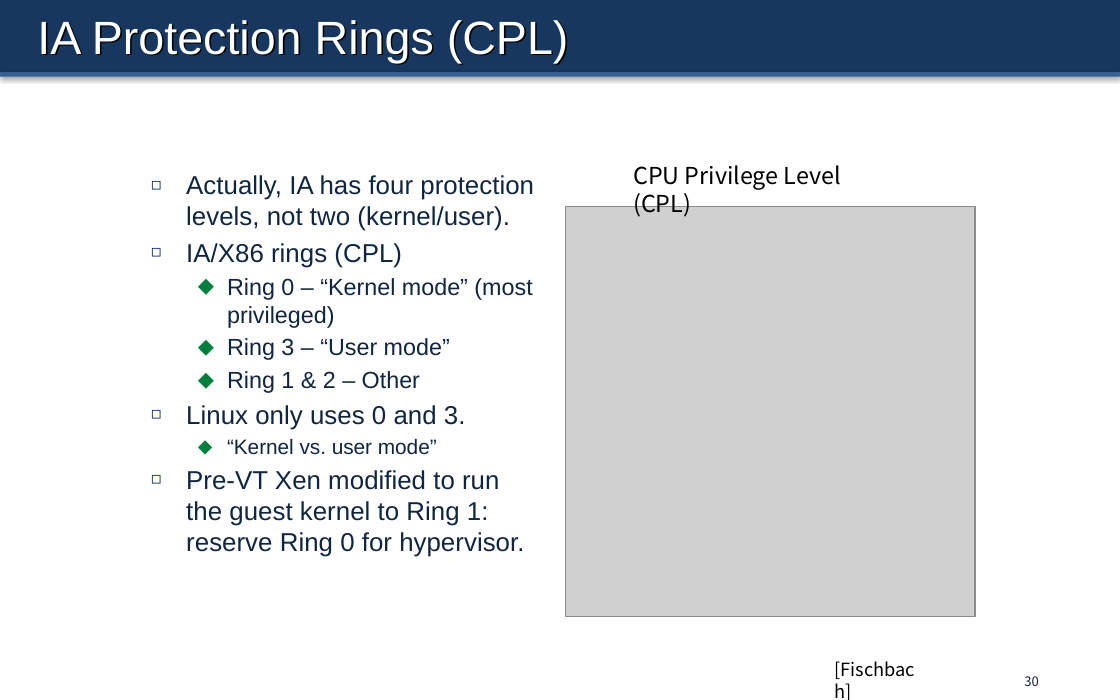
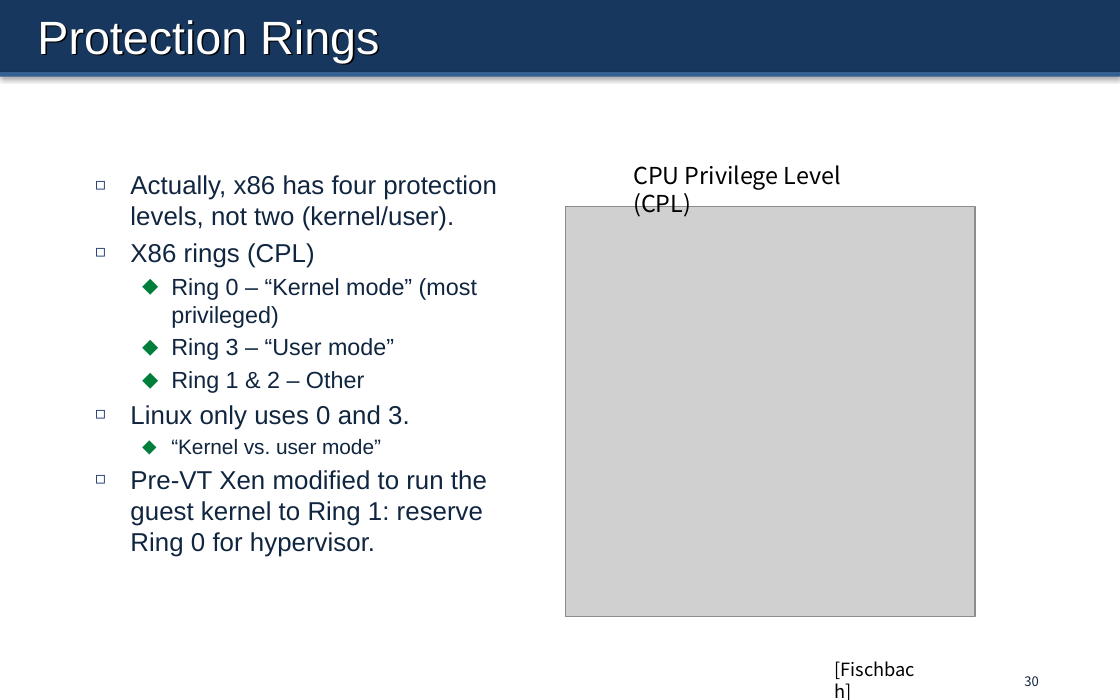
Before and after one commit to Marcusleeleelee/CSCI3150, a slide deck: slide 30 of lectures/lec16_virtualization.pptx. Drawn at 1120x700 pixels with LibreOffice and Linux fonts; fonts in the diff are those of the drawing; grey boxes stand for pictures. Boxes give left, top, right and bottom in pixels: in the first picture for what was removed or moved away, otherwise in the second. Text is boxed around its words. In the diff, an @@ line names an element or a change of style, - is before the commit and + after.

```diff
--- a/lectures/lec16_virtualization.pptx
+++ b/lectures/lec16_virtualization.pptx
@@ title at (x1=37, y1=20, x2=379, y2=63): text changed @@
-IA Protection Rings (CPL)
+Protection Rings
@@ text "Actually, x86 has four protection ..." moved from (x1=186, y1=175, x2=534, y2=557) to (x1=130, y1=175, x2=497, y2=557) @@
@@ text at (x1=130, y1=175, x2=497, y2=268): text changed @@
-◻ Actually, IA has four protection levels, not two (kernel/user).
-◻ IA/X86 rings (CPL)
+◻ Actually, x86 has four protection levels, not two (kernel/user).
+◻ X86 rings (CPL)
```
Also in this commit, not shown: 5 other slides changed.
